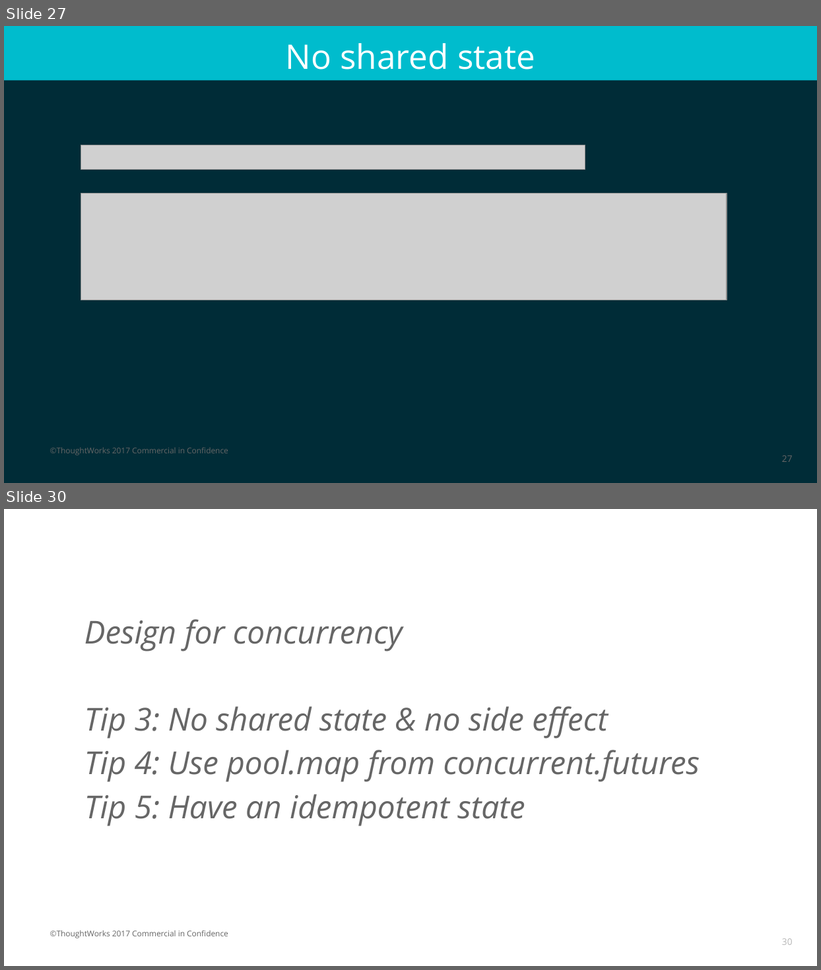
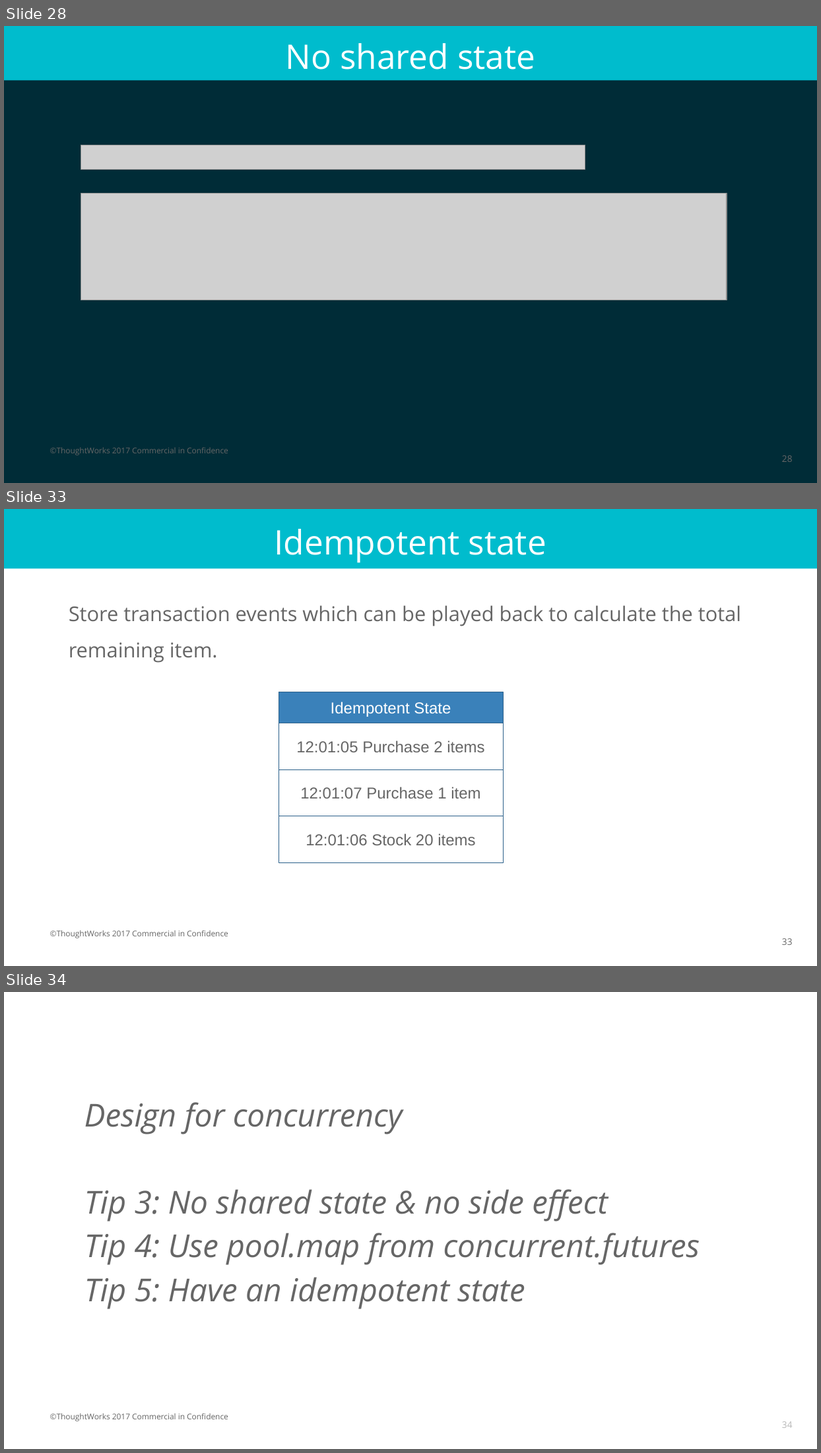
Before and after one commit to wilsontjhi/pycon-asia-2018, a slide deck: slides/Pycon 2018.pptx. Shown one above the other, each under a label of ours: slides 27 and 30 before the commit, slides 28, 33 and 34 after it; the slides between them are not shown. The pictures are 821x970 and 821x1453 pixels, drawn with LibreOffice and Linux fonts; fonts in the diff are those of the drawing; grey boxes stand for pictures. Boxes give left, top, right and bottom in pixels: in the first picture for what was removed or moved away, otherwise in the second. Text is boxed around its words. In the diff, an @@ line names an element or a change of style, - is before the commit and + after.

Commit message:
Updated slides to improve the idempotent

```diff
--- a/slides/Pycon 2018.pptx
+++ b/slides/Pycon 2018.pptx
@@ slide 33 added at <box>4,509,817,966</box>, background #FFFFFF; not listed: 1 template element that a slide beside it also shows @@
@@ rectangle added at <box>4,509,817,568</box>, fill #00BCCD @@
@@ title added at <box>275,529,547,563</box>, 30 pt, text #FFFFFF @@
+Idempotent state
@@ text added at <box>69,605,741,663</box>, 18 pt, text #666666 @@
+      Store transaction events which can be played back to calculate the total remaining item.
@@ rectangle added at <box>279,692,503,723</box>, fill #3A81BA, outline #2B5F8A 0.5 pt, 14 pt, text #FFFFFF @@
+Idempotent State
@@ rectangle added at <box>279,723,503,770</box>, outline #2B5F8A 0.5 pt, 14 pt, text #666666 @@
+12:01:05 Purchase 2 items
@@ rectangle added at <box>279,770,503,817</box>, outline #2B5F8A 0.5 pt, 14 pt, text #666666 @@
+12:01:07 Purchase 1 item
@@ rectangle added at <box>279,817,503,863</box>, outline #2B5F8A 0.5 pt, 14 pt, text #666666 @@
+12:01:06 Stock 20 items
@@ page number added at <box>782,939,793,945</box>, 8 pt, text #666666 @@
+33
@@ what was slide 27 is now slide 28 @@
@@ page number at <box>782,456,793,462</box>: text changed @@
-27
+28
@@ what was slide 30 is now slide 34 @@
@@ page number at <box>782,1422,793,1428</box>: text changed @@
-30
+34
```
Also in this commit, not shown: 2 slides changed, 3 other slides added, 2 other files.
